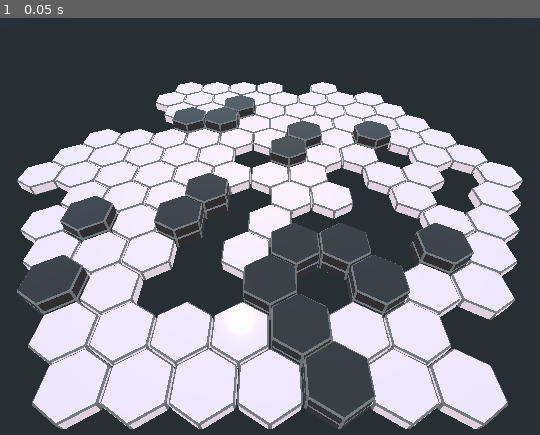
Above: before the commit, frame 1.
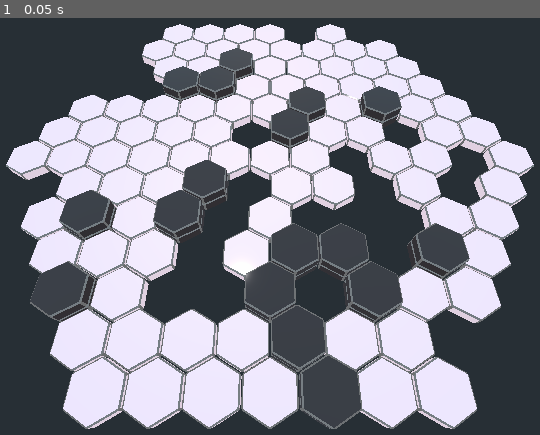
Above: after the commit, the same moment.

Repository: Tess-Qieu/Alakazam-Phoenix
Game: Godot game, scene res://Map.tscn
Same seed, same stepped clock (60 frames per second), same inputs: the game is played once before the commit and once after it.
Inputs:
- Up to frame 1 (0.05 s): no input

The runs differ from the first frame. In frame 1, 35% of the frame differs, in the area x 1-99%, y 1-99%.

Commit message:
Camera corrections
Change of camera angle
Addition of a position 3D as camera parent in order to ease rotations around Y axis

Diff:
--- a/HexGrid/Map.tscn
+++ b/HexGrid/Map.tscn
@@ -5,10 +5,12 @@
 [node name="Spatial" type="Spatial"]
 script = ExtResource( 1 )
 
-[node name="Camera" type="Camera" parent="."]
-transform = Transform( 1, 0, 0, 0, 0.707107, 0.707107, 0, -0.707107, 0.707107, 0, 10, 12.493 )
-
 [node name="SpotLight" type="SpotLight" parent="."]
 transform = Transform( 0.98834, -0.0113156, -0.15184, 0.152261, 0.0734507, 0.985607, 0, -0.997235, 0.0743172, -1.86054, 10, 2.14841 )
 spot_range = 17.9272
 spot_angle = 50.9421
+
+[node name="origin" type="Position3D" parent="."]
+
+[node name="Camera" type="Camera" parent="origin"]
+transform = Transform( 1, 0, 0, 0, 0.5, 0.866025, 0, -0.866025, 0.5, 0, 11.9382, 9.81134 )
